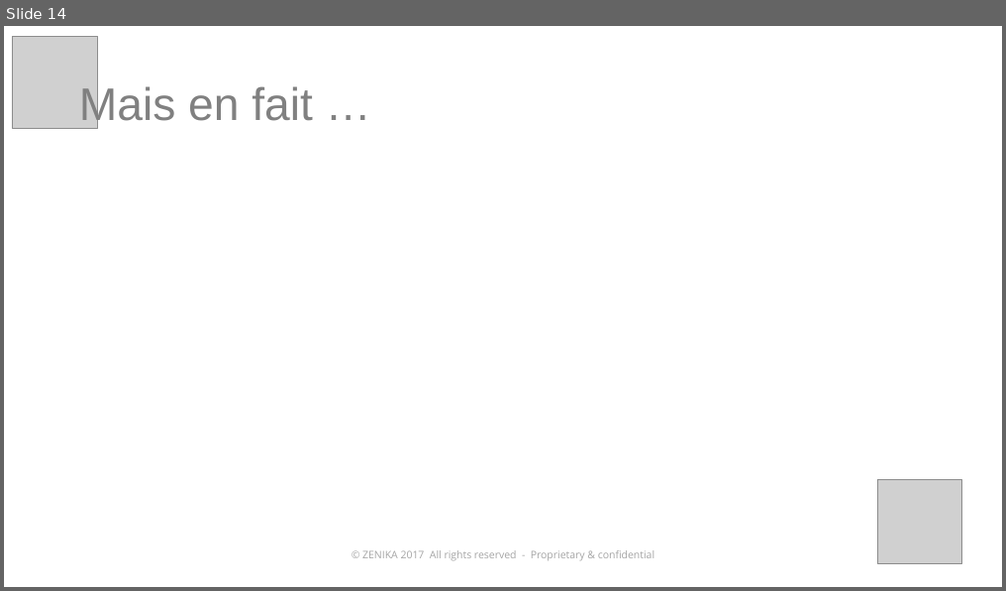
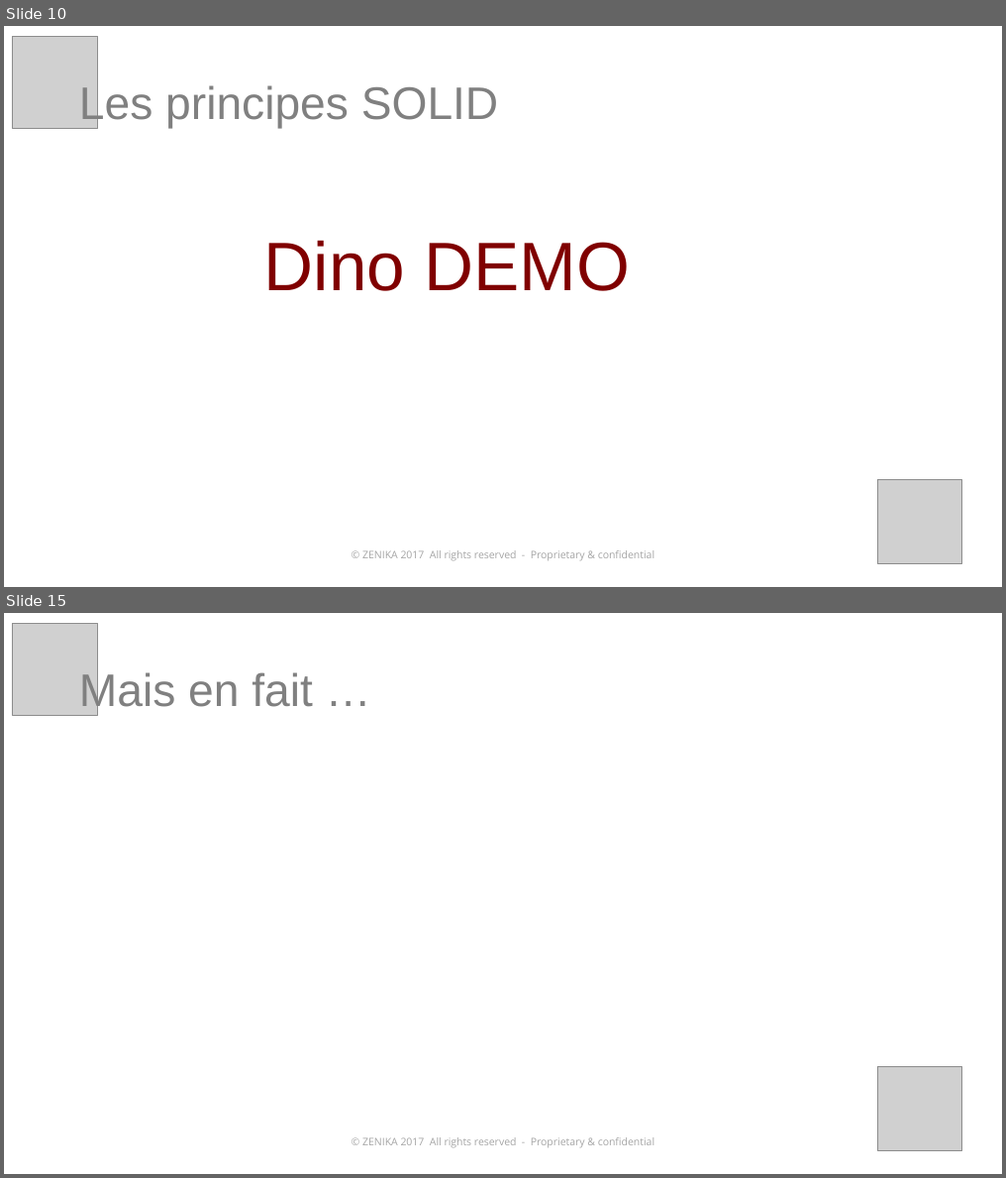
Before and after one commit to kronann/solid-dinosaur, a slide deck: solid-workshop.pptx. Shown one above the other, each under a label of ours: slide 14 before the commit, slides 10 and 15 after it; the slides between them are not shown. The pictures are 1006x591 and 1006x1178 pixels, drawn with LibreOffice and Linux fonts; fonts in the diff are those of the drawing; grey boxes stand for pictures. Boxes give left, top, right and bottom in pixels: in the first picture for what was removed or moved away, otherwise in the second. Text is boxed around its words. In the diff, an @@ line names an element or a change of style, - is before the commit and + after.

```diff
--- a/solid-workshop.pptx
+++ b/solid-workshop.pptx
@@ slide 10 added at [4,26,1002,587], background #FFFFFF; not listed: 1 template element that a slide beside it also shows @@
@@ picture added at [12,37,98,129] @@
@@ text added at [79,83,499,129], 44 pt, text #808080 @@
+Les principes SOLID
@@ text added at [264,240,630,291], 66 pt, text #800000 @@
+Dino DEMO
@@ picture added at [877,479,962,565] @@
@@ what was slide 14 is now slide 15 @@
```
Also in this commit, not shown: 11 slides changed, 4 other slides added, 3 slides removed.
